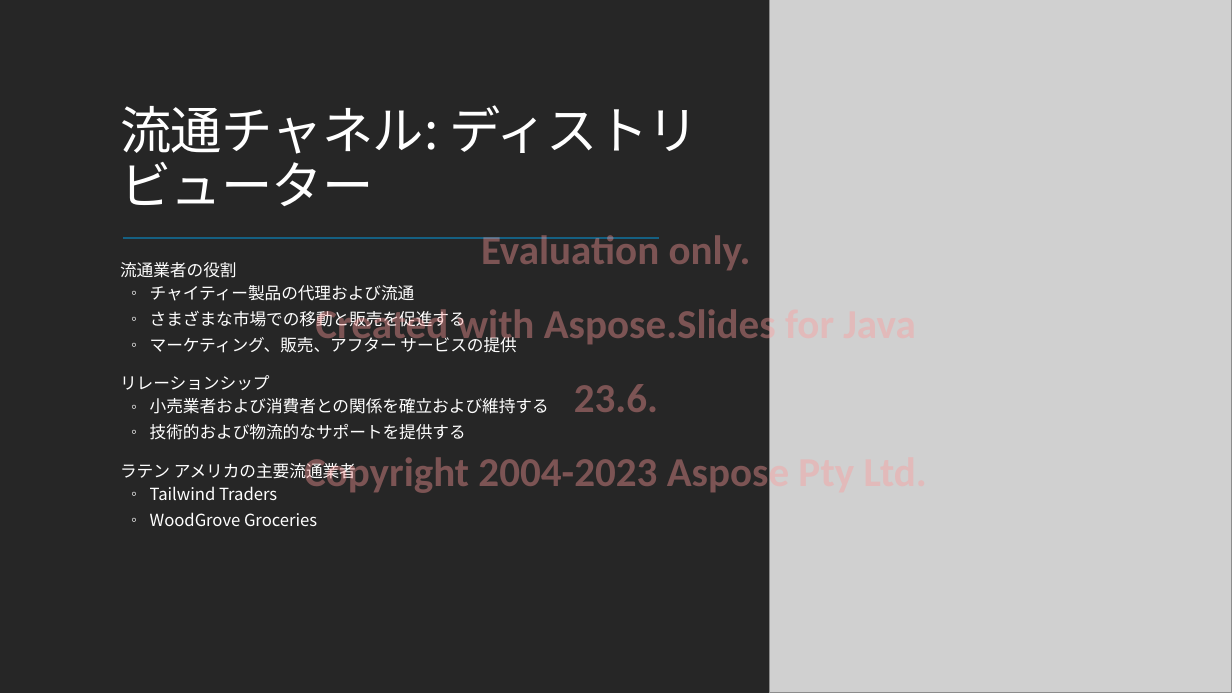
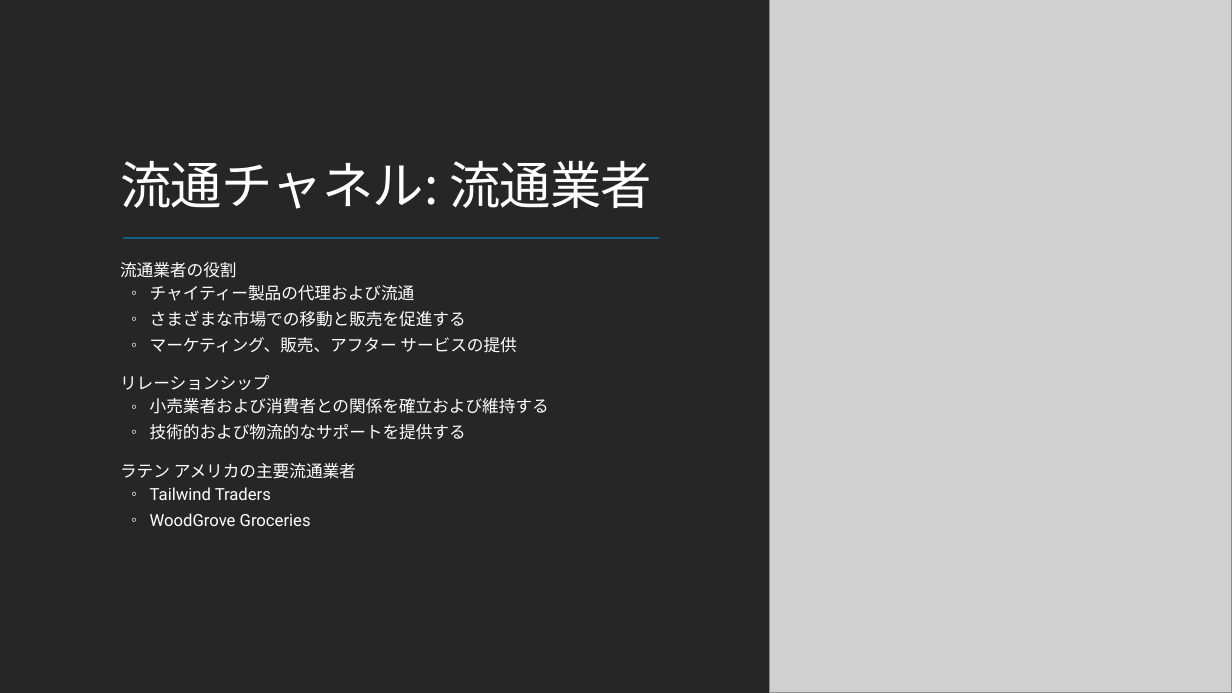
Before and after one commit to MicrosoftLearning/MS-4004-Empower-workforce-copilot-use-cases.ja-jp, a slide deck: slide 10 of ResourceFiles/Mystic Spice Premium Chai Market Analysis Presentation.pptx. Drawn at 1232x693 pixels with LibreOffice and Linux fonts; fonts in the diff are those of the drawing; grey boxes stand for pictures. Boxes give left, top, right and bottom in pixels: in the first picture for what was removed or moved away, otherwise in the second. Text is boxed around its words. In the diff, an @@ line names an element or a change of style, - is before the commit and + after.

```diff
--- a/ResourceFiles/Mystic Spice Premium Chai Market Analysis Presentation.pptx
+++ b/ResourceFiles/Mystic Spice Premium Chai Market Analysis Presentation.pptx
@@ title at box(120, 161, 652, 209): text changed @@
-流通チャネル: ディストリビューター
+流通チャネル: 流通業者
@@ text removed at box(304, 235, 789, 496) @@
-Evaluation only.
-Created with Aspose.Slides for Java 23.6.
-Copyright 2004-2023 Aspose Pty Ltd.
@@ text at box(150, 487, 311, 526): font Noto Sans CJK JP to Roboto in "Tailwind Traders", "WoodGrove Groceries" @@
```
Also in this commit, not shown: 13 other slides changed, 18 other files.
